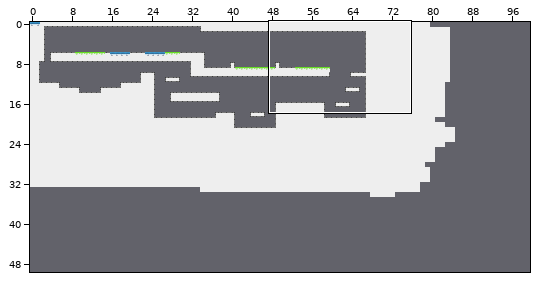
Tiled map, stored at testLevel.tmx. Above: a wide view before the commit, with the close-up outlined.
Close-up. Before the edit:
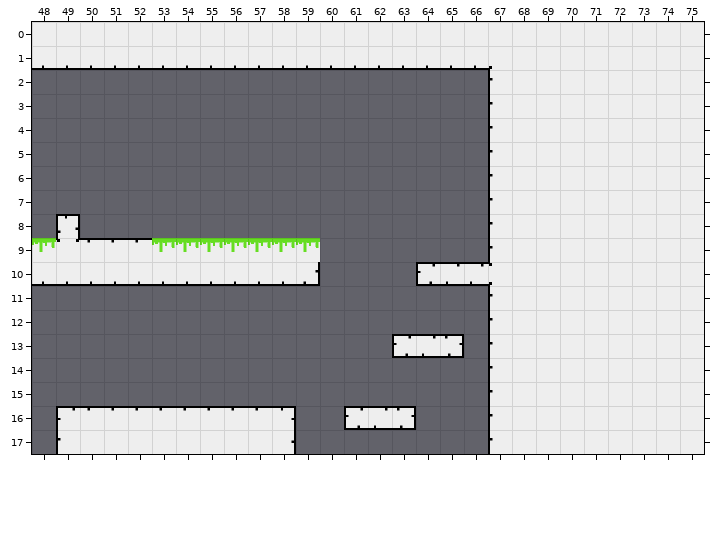
Cells are 32x32 px. Shown: x 48..75, y 0..17. The commit also changed other parts of the map, which this record leaves out.
New version:
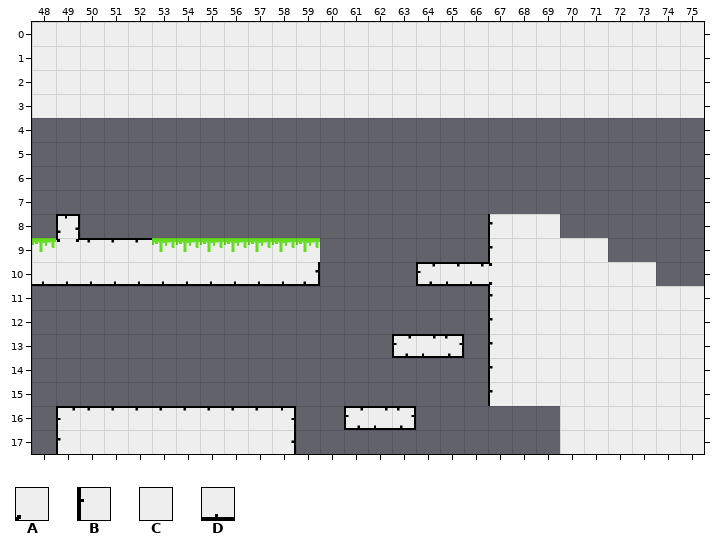
Key: from "tileSheet": A 4, B 15, C 16, D 31.
_ is an empty cell.
What changed:
Layer "level":
y 1: x 48..67 DDDDDDDDDDDDDDDDDDDA -> CCCCCCCCCCCCCCCCCCCC
y 2..3: x 48..67 ___________________B -> CCCCCCCCCCCCCCCCCCCC
y 4..7: x 67..75 BCCCCCCCC -> _________
y 8: x 70..75 CCCCCC -> ______
y 9: x 72..75 CCCC -> ____
y 10: x 74..75 CC -> __
y 16..17: x 67..69 BCC -> ___
